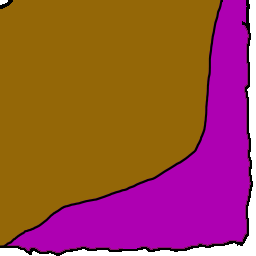
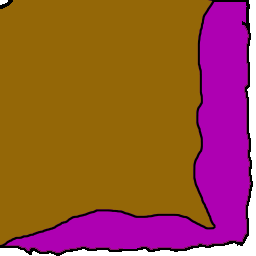
Layers edited between the first and the second 256px x 256px image:
painted on "NUL Left" over [left=0, top=0, right=246, bottom=246]
